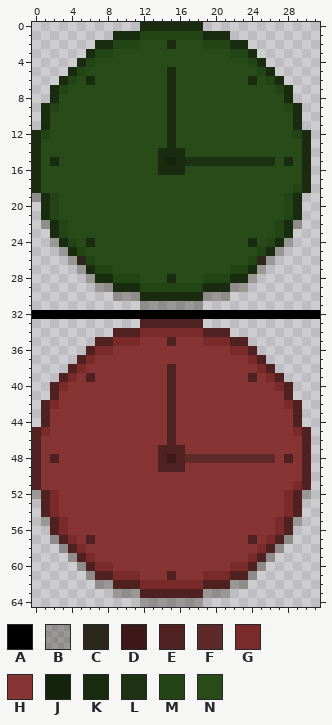
Sprite sheet: Assets/Project/Spites/clock.png. This is how it looked before the edit.
The file is 32x65 pixels.
Palette (. is transparent): A #000000  B #2c271a52  C #2c271a  D #3e1919  E #4f2121  F #5d2929  G #7a2a2b  H #873434  J #15250d  K #192c10  L #1d3213  M #234414  N #294b19
And afterwards:
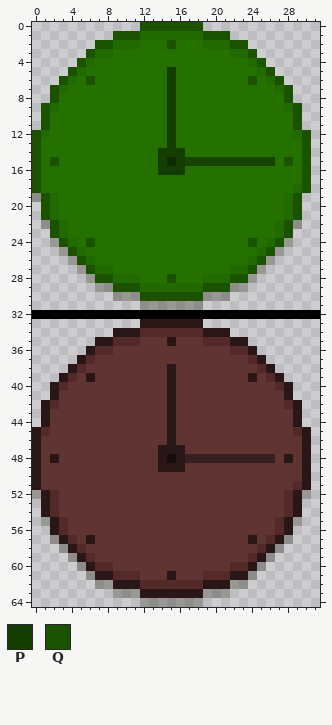
Colours new in this view: P #143e00  Q #1a5200
Edits made:
{"colour":"D","old":"#3e1919","new":"#180d0d"}
{"colour":"E","old":"#4f2121","new":"#291717"}
{"colour":"F","old":"#5d2929","new":"#372020"}
{"colour":"G","old":"#7a2a2b","new":"#54292a"}
{"colour":"H","old":"#873434","new":"#613434"}
{"colour":"J","old":"#15250d","new":"#0e2c00"}
{"colour":"L","old":"#1d3213","new":"#164400"}
{"colour":"M","old":"#234414","new":"#216a00"}
{"colour":"N","old":"#294b19","new":"#247100"}
{"y":0,"x":12,"old":"KKKKKKK","new":"QQQQQQQ"}
{"y":1,"x":9,"old":"KKK","new":"QQQ"}
{"y":1,"x":19,"old":"KKK","new":"QQQ"}
{"y":2,"x":7,"old":"KK","new":"QQ"}
{"y":2,"x":15,"old":"K","new":"Q"}
{"y":2,"x":22,"old":"KK","new":"QQ"}
{"y":3,"x":6,"old":"K","new":"Q"}
{"y":3,"x":24,"old":"K","new":"Q"}
{"y":4,"x":5,"old":"K","new":"Q"}
{"y":4,"x":25,"old":"K","new":"Q"}
{"y":5,"x":4,"old":"K","new":"Q"}
{"y":5,"x":15,"old":"K","new":"P"}
{"y":5,"x":26,"old":"K","new":"Q"}
{"y":6,"x":3,"old":"K","new":"Q"}
{"y":6,"x":6,"old":"K","new":"Q"}
{"y":6,"x":15,"old":"K","new":"P"}
{"y":6,"x":24,"old":"K","new":"Q"}
{"y":6,"x":27,"old":"K","new":"Q"}
{"y":7,"x":2,"old":"K","new":"Q"}
{"y":7,"x":15,"old":"K","new":"P"}
{"y":7,"x":28,"old":"K","new":"Q"}
{"y":8,"x":2,"old":"K","new":"Q"}
{"y":8,"x":15,"old":"K","new":"P"}
{"y":8,"x":28,"old":"K","new":"Q"}
{"y":9,"x":1,"old":"K","new":"Q"}
{"y":9,"x":15,"old":"K","new":"P"}
{"y":9,"x":29,"old":"K","new":"Q"}
{"y":10,"x":1,"old":"K","new":"Q"}
{"y":10,"x":15,"old":"K","new":"P"}
{"y":10,"x":29,"old":"K","new":"Q"}
{"y":11,"x":1,"old":"K","new":"Q"}
{"y":11,"x":15,"old":"K","new":"P"}
{"y":11,"x":29,"old":"K","new":"Q"}
{"y":12,"x":0,"old":"K","new":"Q"}
{"y":12,"x":15,"old":"K","new":"P"}
{"y":12,"x":30,"old":"K","new":"Q"}
{"y":13,"x":0,"old":"K","new":"Q"}
{"y":13,"x":15,"old":"K","new":"P"}
{"y":13,"x":30,"old":"K","new":"Q"}
{"y":14,"x":0,"old":"K","new":"Q"}
{"y":14,"x":14,"old":"KKK","new":"PPP"}
{"y":14,"x":30,"old":"K","new":"Q"}
{"y":15,"x":0,"old":"K","new":"Q"}
{"y":15,"x":2,"old":"K","new":"Q"}
{"y":15,"x":14,"old":"K","new":"P"}
{"y":15,"x":16,"old":"K","new":"P"}
{"y":15,"x":28,"old":"K","new":"Q"}
{"y":15,"x":30,"old":"K","new":"Q"}
{"y":16,"x":0,"old":"K","new":"Q"}
{"y":16,"x":14,"old":"KKK","new":"PPP"}
{"y":16,"x":30,"old":"K","new":"Q"}
{"y":17,"x":0,"old":"K","new":"Q"}
{"y":17,"x":30,"old":"K","new":"Q"}
{"y":18,"x":0,"old":"K","new":"Q"}
{"y":18,"x":30,"old":"K","new":"Q"}
{"y":19,"x":1,"old":"K","new":"Q"}
{"y":19,"x":29,"old":"K","new":"Q"}
{"y":20,"x":1,"old":"K","new":"Q"}
{"y":20,"x":29,"old":"K","new":"Q"}
{"y":21,"x":1,"old":"K","new":"Q"}
{"y":21,"x":29,"old":"K","new":"Q"}
{"y":22,"x":2,"old":"K","new":"Q"}
{"y":22,"x":28,"old":"K","new":"Q"}
{"y":23,"x":2,"old":"K","new":"Q"}
{"y":23,"x":28,"old":"K","new":"Q"}
{"y":24,"x":3,"old":"K","new":"Q"}
{"y":24,"x":6,"old":"K","new":"Q"}
{"y":24,"x":24,"old":"K","new":"Q"}
{"y":24,"x":27,"old":"K","new":"Q"}
{"y":25,"x":4,"old":"K","new":"Q"}
{"y":25,"x":26,"old":"K","new":"Q"}
{"y":26,"x":5,"old":"C","new":"Q"}
{"y":26,"x":25,"old":"C","new":"Q"}
{"y":27,"x":6,"old":"K","new":"Q"}
{"y":27,"x":24,"old":"K","new":"Q"}
{"y":28,"x":7,"old":"KK","new":"QQ"}
{"y":28,"x":15,"old":"K","new":"Q"}
{"y":28,"x":22,"old":"KK","new":"QQ"}
{"y":29,"x":9,"old":"KKK","new":"QQQ"}
{"y":29,"x":19,"old":"KKK","new":"QQQ"}
{"y":30,"x":12,"old":"KKKKKKK","new":"QQQQQQQ"}
{"label":"changed","picture_box":[32,22,311,598]}
